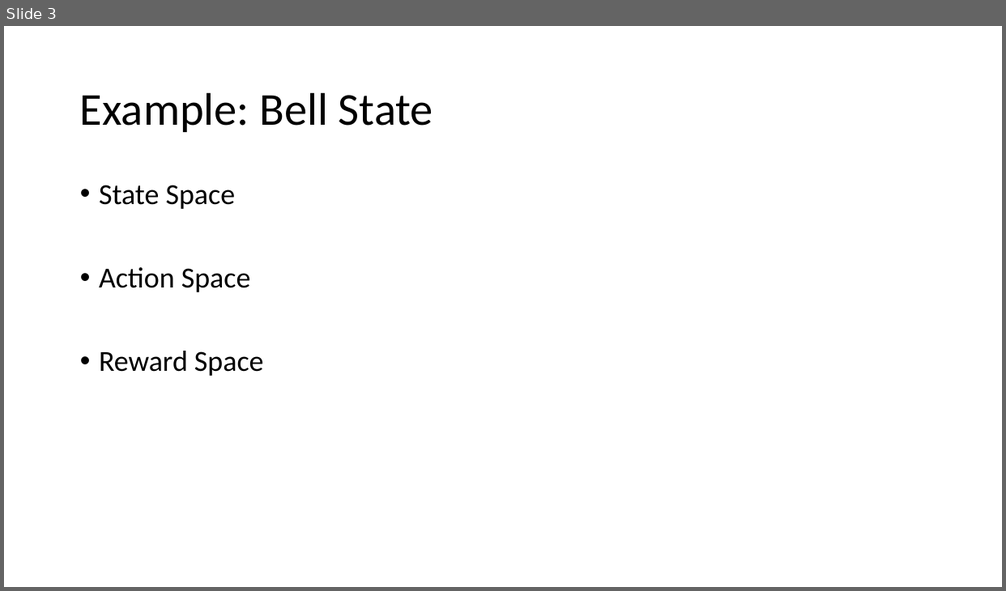
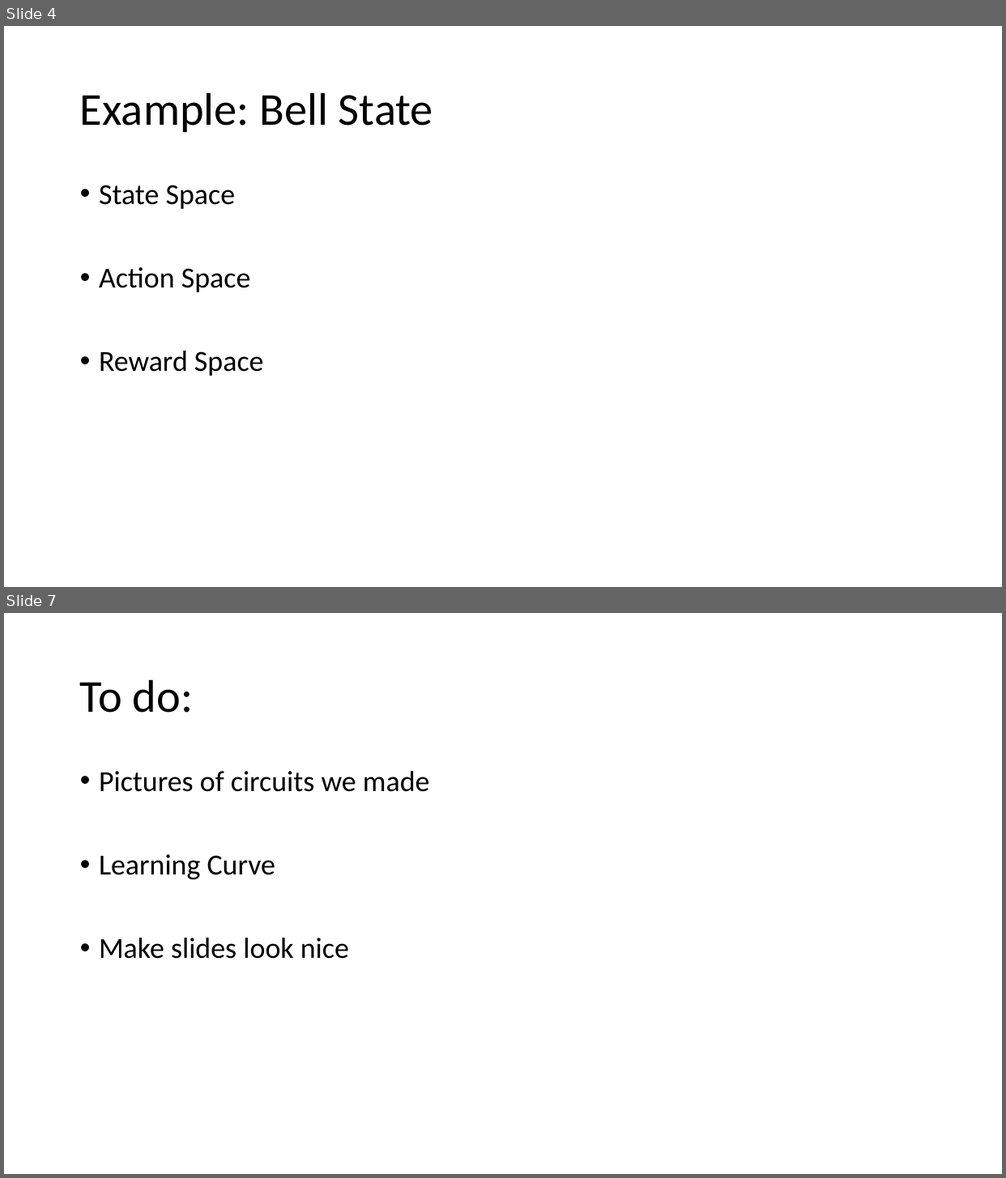
Before and after one commit to dacozai/QuantumDeepAdvantage, a slide deck: Presentation.pptx. Shown one above the other, each under a label of ours: slide 3 before the commit, slides 4 and 7 after it; the slides between them are not shown. The pictures are 1006x591 and 1006x1178 pixels, drawn with LibreOffice and Linux fonts; fonts in the diff are those of the drawing. Boxes give left, top, right and bottom in pixels: in the first picture for what was removed or moved away, otherwise in the second. Text is boxed around its words. In the diff, an @@ line names an element or a change of style, - is before the commit and + after.

```diff
--- a/Presentation.pptx
+++ b/Presentation.pptx
@@ slide 7 added at [4, 613, 1002, 1174], background #FFFFFF @@
@@ title added at [80, 679, 193, 713], 44 pt, text #000000 @@
+To do:
@@ text added at [99, 771, 430, 959], 28 pt, text #000000 @@
+• Pictures of circuits we made
+• Learning Curve
+• Make slides look nice
@@ what was slide 3 is now slide 4 @@
```
Also in this commit, not shown: 3 other slides added, 1 other file.
